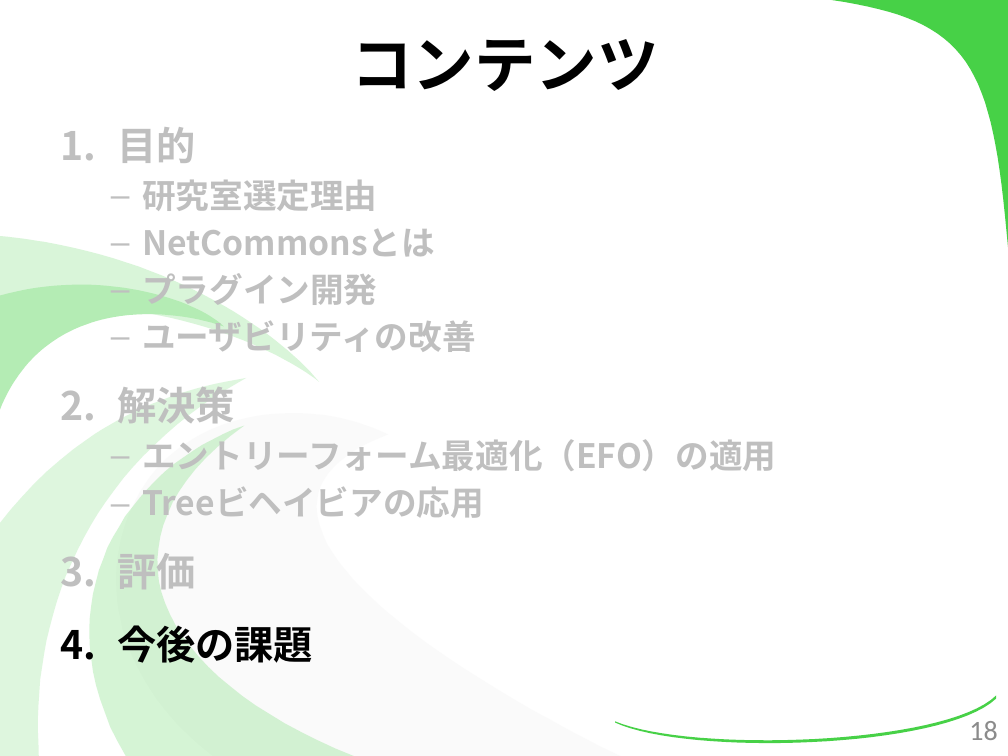
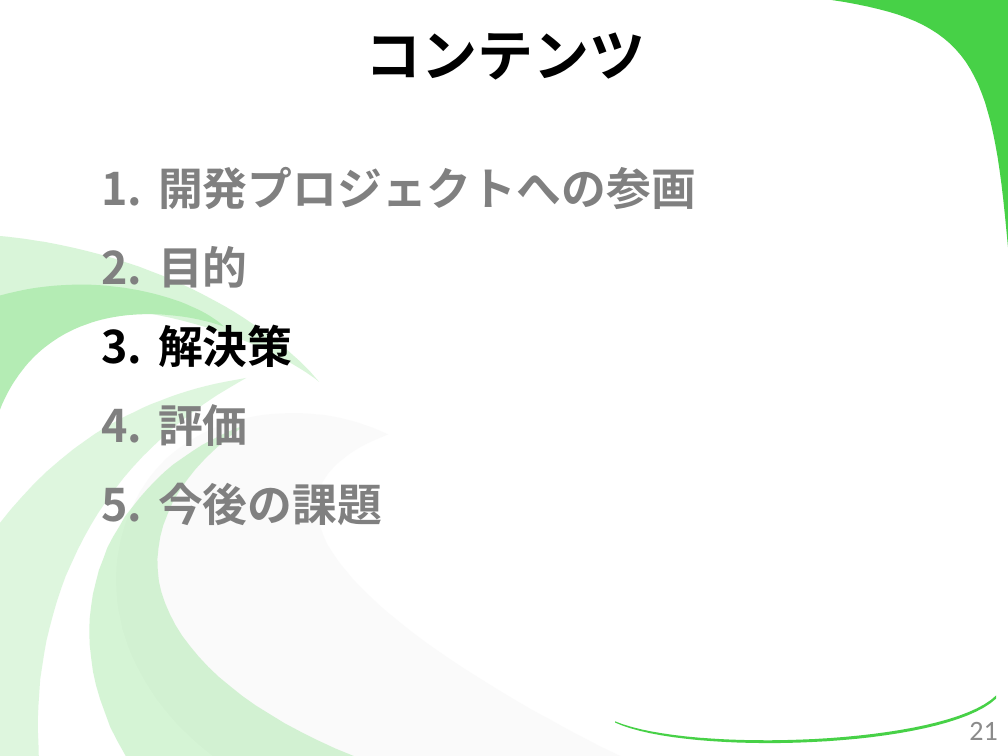
Before and after one commit to kotaro0717/Report-Management, a slide deck: slide 21 of 2.最終報告/3.発表資料/報告資料(最終).pptx (slide 18 before the commit). Drawn at 1008x756 pixels with LibreOffice and Linux fonts; fonts in the diff are those of the drawing. Boxes give left, top, right and bottom in pixels: in the first picture for what was removed or moved away, otherwise in the second. Text is boxed around its words. In the diff, an @@ line names an element or a change of style, - is before the commit and + after.

```diff
--- a/2.最終報告/3.発表資料/報告資料(最終).pptx
+++ b/2.最終報告/3.発表資料/報告資料(最終).pptx
@@ text "コンテンツ" at bbox=[365, 32, 645, 80]: size 44 to 40 pt @@
@@ text removed at bbox=[117, 127, 776, 663] @@
-1. 目的
-  – 研究室選定理由
-  – NetCommonsとは
-  – プラグイン開発
-  – ユーザビリティの改善
-2. 解決策
-  – エントリーフォーム最適化（EFO）の適用
-  – Treeビヘイビアの応用
-3. 評価
-4. 今後の課題
@@ text added at bbox=[158, 167, 696, 525], 32 pt, text #808080, bold @@
+1. 開発プロジェクトへの参画
+2. 目的
+3. 解決策
+4. 評価
+5. 今後の課題
@@ page number at bbox=[969, 722, 997, 740]: text changed @@
-18
+21
```
Also in this commit, not shown: 16 other slides changed, 8 slides added, 1 slide removed.
